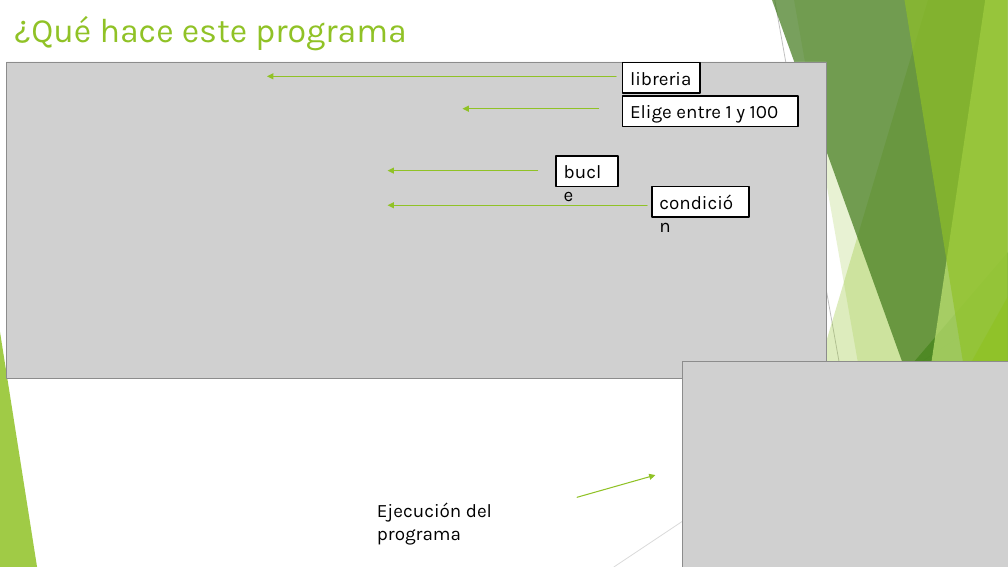
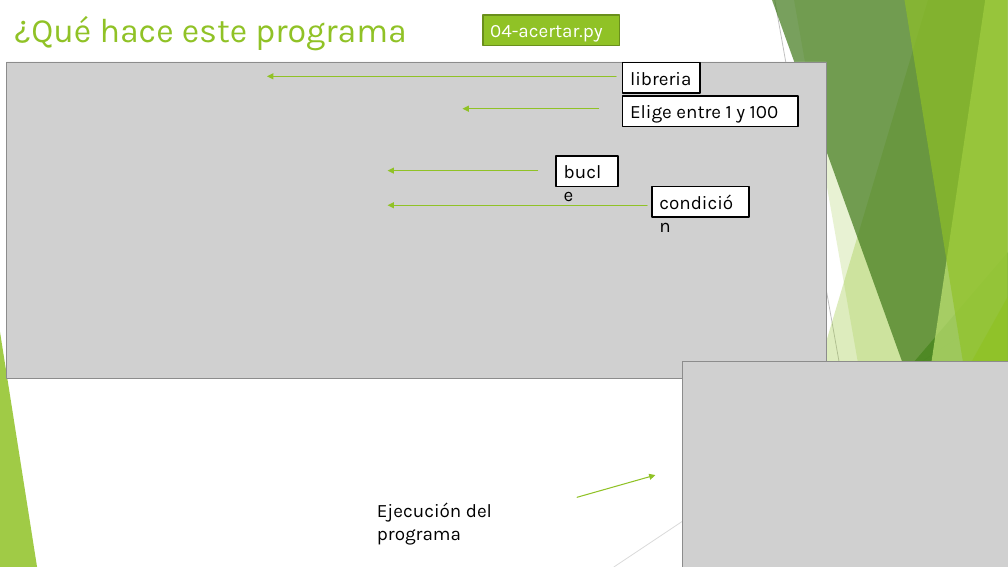
Before and after one commit to Jviejo/womentech, a slide deck: slide 9 of ppt/04 Cómo son los programas.pptx (slide 8 before the commit). Drawn at 1008x567 pixels with LibreOffice and Linux fonts; fonts in the diff are those of the drawing; grey boxes stand for pictures. Boxes give left, top, right and bottom in pixels: in the first picture for what was removed or moved away, otherwise in the second. Text is boxed around its words. In the diff, an @@ line names an element or a change of style, - is before the commit and + after.

```diff
--- a/ppt/04 Cómo son los programas.pptx
+++ b/ppt/04 Cómo son los programas.pptx
@@ rectangle added at box(483, 15, 620, 45), fill #90C226, outline #6B901C 1.5 pt, 18 pt, text #FFFFFF @@
+04-acertar.py
```
Also in this commit, not shown: 5 other slides changed, 1 slide added, 6 other files.
